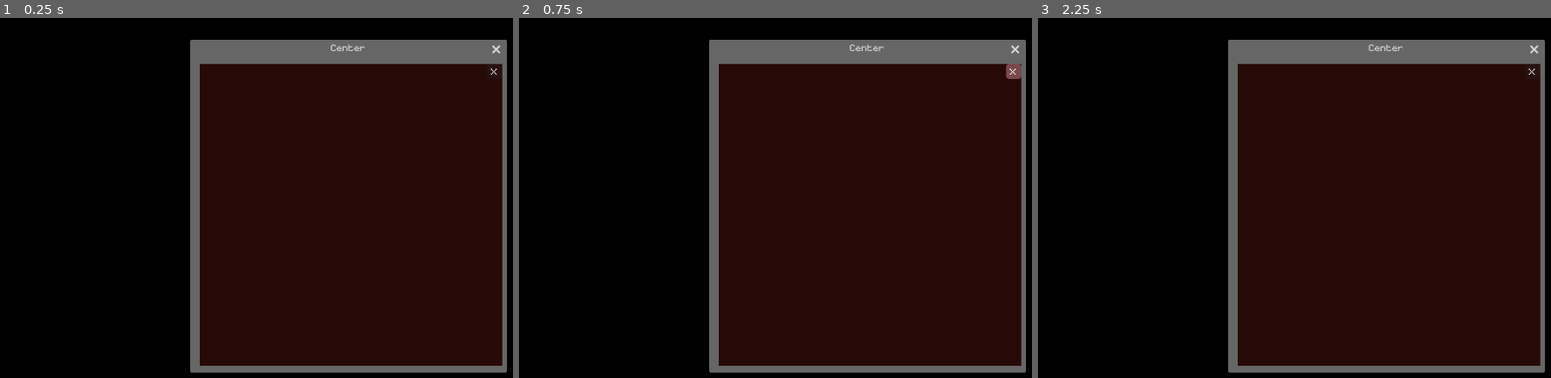
Above: before the commit, frames 1-3 (left to right).
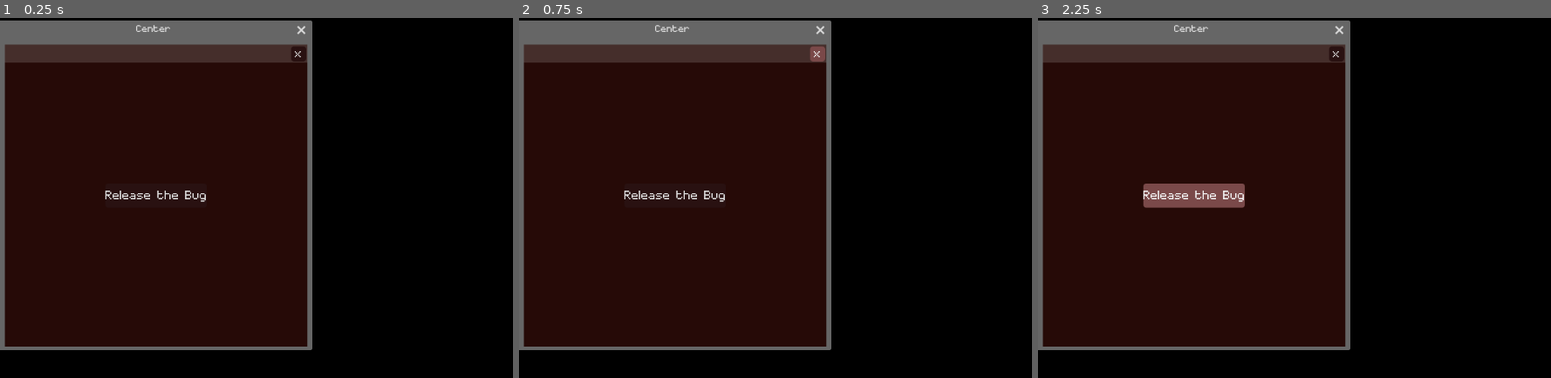
Above: after the commit, the same moments.

Repository: kayillustrations/Insectapet
Game: Godot game, scene res://windows/full_habitat.tscn
Same seed, same stepped clock (60 frames per second), same inputs: the game is played once before the commit and once after it. This scene is started directly instead of the project's main scene. The engine's default icon, where the game draws it, is replaced by a stand-in: a white triangle on a blue panel in a dark square.
Inputs (mouse positions are in pixels of both pictures, inside the frame that each line leads up to):
- Up to frame 1 (0.25 s): no input
- Up to frame 2 (0.75 s): click "x" at 0.5 s
- Up to frame 3 (2.25 s): click (1191, 50) at 1.27 s; click (1191, 194) at 2 s, where only the run after the commit has a clickable "Release the Bug"

The runs differ from the first frame. In frame 1, 76% of the frame differs, in the area x 0-99%, y 0-99%; in frame 2, 76%; in frame 3, 76%.
Error after the commit: Parse Error: Expected indented block after "if" block. (res://windows/window_base.gd:55)

Commit message:
moves except bug

Diff:
--- a/_autoload/GameManager.gd
+++ b/_autoload/GameManager.gd
@@ -9,3 +9,10 @@
 
 var snooze_time: float = 2
 var current_window_position: Vector2
+
+var isBugReleased = false
+
+func ReleaseBug(b:bool):
+	if b:
+		WindowManager.main_window.add_window(WindowManager.BUG_WINDOW)
+	else: WindowManager.main_window.find_child("Window").queue_free()
--- a/_autoload/WindowManager.gd
+++ b/_autoload/WindowManager.gd
@@ -4,6 +4,7 @@
 const FULL_HABITAT = preload("res://windows/full_habitat.tscn")
 
 @onready var screen_size = DisplayServer.screen_get_usable_rect().size
+
 var title_size: int = 40
 var main_window: WindowBase
 
@@ -29,9 +30,9 @@
 	}
 	return temp_dict
 
-func setWindowPosition(position):
+func setWindowPosition(window,position):
 	var temp: Vector2
 	if typeof(position) == TYPE_STRING:
 		temp = anchor_dict[position]
 	else: temp = position
-	main_window.SetPosition(temp)
+	window.SetPosition(temp)
--- a/project.godot
+++ b/project.godot
@@ -17,9 +17,9 @@
 
 [autoload]
 
+WindowManager="*res://_autoload/WindowManager.gd"
 GameManager="*res://_autoload/GameManager.gd"
 GameSave="*res://_autoload/GameSave.gd"
-WindowManager="*res://_autoload/WindowManager.gd"
 
 [display]
 
--- /dev/null
+++ b/windows/bug_window.gd
@@ -0,0 +1 @@
+extends WindowBase
--- a/windows/bug_window.tscn
+++ b/windows/bug_window.tscn
@@ -1,27 +1,57 @@
-[gd_scene load_steps=3 format=3 uid="uid://0n11sefy5k8m"]
+[gd_scene load_steps=6 format=3 uid="uid://0n11sefy5k8m"]
 
 [ext_resource type="PackedScene" uid="uid://p100dnqto4hp" path="res://windows/window_base.tscn" id="1_b85e6"]
+[ext_resource type="Script" uid="uid://7apaj8yf8j37" path="res://windows/bug_window.gd" id="2_62r8c"]
 [ext_resource type="Texture2D" uid="uid://ccv6ryx87ktff" path="res://icon.svg" id="2_r72ig"]
+[ext_resource type="Texture2D" uid="uid://rwf1jiduqbqj" path="res://iconhover.svg" id="3_4i2qp"]
 
-[node name="Bug" instance=ExtResource("1_b85e6")]
+[sub_resource type="StyleBoxFlat" id="StyleBoxFlat_62r8c"]
+bg_color = Color(0.6, 0.6, 0.6, 0)
+border_width_left = 2
+border_width_top = 2
+border_width_right = 2
+border_width_bottom = 2
+border_color = Color(0.808121, 0.413835, 0.351751, 1)
+corner_radius_top_left = 5
+corner_radius_top_right = 5
+corner_radius_bottom_right = 5
+corner_radius_bottom_left = 5
+
+[node name="Bug" node_paths=PackedStringArray("move_button") instance=ExtResource("1_b85e6")]
+script = ExtResource("2_62r8c")
 anchor_position = "BotR"
+move_button = NodePath("Shape/ColorRect/TextureButton")
+move_buffer = 0.1
+isBug = true
 
 [node name="Shape" parent="." index="0"]
-polygon = PackedVector2Array(0, 0, 0, 100, 100, 100, 100, 0)
+polygon = PackedVector2Array(0, 0, 0, 55, 55, 55, 55, 0)
 
 [node name="ColorRect" type="ColorRect" parent="Shape" index="0"]
-custom_minimum_size = Vector2(100, 100)
-offset_right = 40.0
-offset_bottom = 40.0
+custom_minimum_size = Vector2(50, 50)
+offset_right = 50.0
+offset_bottom = 50.0
 color = Color(1, 1, 1, 0)
 
-[node name="TextureRect" type="TextureRect" parent="Shape/ColorRect" index="0"]
+[node name="TextureButton" type="TextureButton" parent="Shape/ColorRect" index="0"]
 layout_mode = 1
 anchors_preset = 15
 anchor_right = 1.0
 anchor_bottom = 1.0
 grow_horizontal = 2
 grow_vertical = 2
-texture = ExtResource("2_r72ig")
-expand_mode = 1
+toggle_mode = true
+texture_normal = ExtResource("2_r72ig")
+texture_hover = ExtResource("3_4i2qp")
+ignore_texture_size = true
 stretch_mode = 5
+
+[node name="Panel" type="Panel" parent="Shape/ColorRect/TextureButton" index="0"]
+visible = false
+layout_mode = 1
+anchors_preset = 15
+anchor_right = 1.0
+anchor_bottom = 1.0
+grow_horizontal = 2
+grow_vertical = 2
+theme_override_styles/panel = SubResource("StyleBoxFlat_62r8c")
--- a/windows/full_habitat.gd
+++ b/windows/full_habitat.gd
@@ -1,8 +1,14 @@
 extends WindowBase
 
-func _init() -> void:
+func _enter_tree() -> void:
+	$Shape/ColorRect/Bug.disabled = GameManager.isBugReleased
 	pass
 
 func _on_x_pressed() -> void:
 	queue_free()
 	pass # Replace with function body.
+
+func _on_bug_pressed() -> void:
+	GameManager.ReleaseBug(true)
+	$Shape/ColorRect/Bug.disabled = true
+	pass # Replace with function body.
--- a/windows/full_habitat.tscn
+++ b/windows/full_habitat.tscn
@@ -1,13 +1,27 @@
-[gd_scene load_steps=3 format=3 uid="uid://dlld10gm7v5qt"]
+[gd_scene load_steps=4 format=3 uid="uid://dlld10gm7v5qt"]
 
 [ext_resource type="PackedScene" uid="uid://p100dnqto4hp" path="res://windows/window_base.tscn" id="1_bigu7"]
 [ext_resource type="Script" uid="uid://etpeqcodqstc" path="res://windows/full_habitat.gd" id="2_i2cyu"]
 
-[node name="FullHabitat" instance=ExtResource("1_bigu7")]
+[sub_resource type="StyleBoxFlat" id="StyleBoxFlat_i2cyu"]
+bg_color = Color(0.6, 0.6, 0.6, 0)
+border_width_left = 2
+border_width_top = 2
+border_width_right = 2
+border_width_bottom = 2
+border_color = Color(0.808121, 0.413835, 0.351751, 1)
+corner_radius_top_left = 5
+corner_radius_top_right = 5
+corner_radius_bottom_right = 5
+corner_radius_bottom_left = 5
+
+[node name="FullHabitat" node_paths=PackedStringArray("move_button") instance=ExtResource("1_bigu7")]
 title = "Center"
-size = Vector2i(500, 500)
+size = Vector2i(508, 508)
 script = ExtResource("2_i2cyu")
 anchor_position = "Center"
+move_button = NodePath("Shape/ColorRect/Move")
+move_buffer = 0.1
 
 [node name="Shape" parent="." index="0"]
 polygon = PackedVector2Array(0, 0, 0, 500, 500, 500, 500, 0)
@@ -17,17 +31,65 @@
 offset_bottom = 500.0
 color = Color(0.15, 0.040025, 0.0255, 1)
 
-[node name="x" type="Button" parent="Shape/ColorRect" index="0"]
+[node name="Move" type="TextureButton" parent="Shape/ColorRect" index="0"]
+custom_minimum_size = Vector2(0, 25)
+layout_mode = 1
+anchors_preset = 10
+anchor_right = 1.0
+grow_horizontal = 2
+size_flags_vertical = 0
+
+[node name="ColorRect" type="ColorRect" parent="Shape/ColorRect/Move" index="0"]
+layout_mode = 1
+anchors_preset = 15
+anchor_right = 1.0
+anchor_bottom = 1.0
+offset_bottom = 5.0
+grow_horizontal = 2
+grow_vertical = 2
+mouse_filter = 2
+color = Color(0.27, 0.18009, 0.1701, 1)
+
+[node name="Panel" type="Panel" parent="Shape/ColorRect/Move/ColorRect" index="0"]
+visible = false
+layout_mode = 1
+anchors_preset = 15
+anchor_right = 1.0
+anchor_bottom = 1.0
+grow_horizontal = 2
+grow_vertical = 2
+mouse_filter = 2
+theme_override_styles/panel = SubResource("StyleBoxFlat_i2cyu")
+
+[node name="x" type="Button" parent="Shape/ColorRect" index="1"]
 custom_minimum_size = Vector2(25, 25)
 layout_mode = 1
 anchors_preset = 1
 anchor_left = 1.0
 anchor_right = 1.0
-offset_left = -25.0
-offset_bottom = 25.0
+offset_left = -27.0
+offset_top = 3.0
+offset_right = -2.0
+offset_bottom = 28.0
 grow_horizontal = 0
 size_flags_horizontal = 8
 size_flags_vertical = 0
 text = "x"
 
+[node name="Bug" type="Button" parent="Shape/ColorRect" index="2"]
+layout_mode = 1
+anchors_preset = 8
+anchor_left = 0.5
+anchor_top = 0.5
+anchor_right = 0.5
+anchor_bottom = 0.5
+offset_left = -20.0
+offset_top = -20.0
+offset_right = 20.0
+offset_bottom = 20.0
+grow_horizontal = 2
+grow_vertical = 2
+text = "Release the Bug"
+
 [connection signal="pressed" from="Shape/ColorRect/x" to="." method="_on_x_pressed"]
+[connection signal="pressed" from="Shape/ColorRect/Bug" to="." method="_on_bug_pressed"]
--- a/windows/mini_habitat.tscn
+++ b/windows/mini_habitat.tscn
@@ -61,6 +61,4 @@
 grow_vertical = 2
 theme_override_styles/panel = SubResource("StyleBoxFlat_l2vge")
 
-[connection signal="button_down" from="Shape/ColorRect/MarginContainer/TextureButton" to="." method="_on_move_button_down"]
-[connection signal="button_up" from="Shape/ColorRect/MarginContainer/TextureButton" to="." method="_on_move_button_up"]
 [connection signal="toggled" from="Shape/ColorRect/MarginContainer/TextureButton" to="." method="_on_texture_button_toggled"]
--- a/windows/window_base.gd
+++ b/windows/window_base.gd
@@ -5,8 +5,12 @@
 @export var anchor_position: String
 
 @export var move_button:TextureButton
+@export var move_buffer: float = .25
+@export var isBug:bool = false
 
 @onready var shape: Polygon2D = $Shape
+@onready var color_rect: ColorRect = $Shape/ColorRect
+
 @onready var shape_size:Vector2 = shape.polygon[2]
 @onready var shape_offset:Vector2 = shape.position
 
@@ -17,10 +21,8 @@
 var isDragging:bool = false
 var starting_mouse_position
 var starting_window_position
+var current_window_position
 var move_panel
-
-var isRight:bool = true
-
 # Called when the node enters the scene tree for the first time.
 func _ready() -> void:
 	if isFullScreen:
@@ -34,23 +36,30 @@
 		shape_offset = Vector2(shape_offset.x,WindowManager.title_size+shape_offset.y)
 		$Shape/ColorRect.size = shape_size
 
+	size = shape_size + shape_offset
 	anchor_dict = WindowManager.getScreenAnchors(
 		WindowManager.screen_size,shape_size,shape_offset)
-
-	size = shape_size + shape_offset
-	size.y += 5
 	Config()
-	pass # Replace with function body.
+	color_rect.size -= shape_offset
+	if move_button != null:
+		move_button.button_down.connect(_on_move_button_down)
+		move_button.button_up.connect(_on_move_button_up)
 
 # Called every frame. 'delta' is the elapsed time since the previous frame.
 func _process(delta: float) -> void:
-	get_window().mouse_passthrough_polygon = $Shape.polygon
+	get_window().mouse_passthrough_polygon = shape.polygon
 	pass
 
 func _physics_process(delta: float) -> void:
-	if !isDragging: return
+	if !isDragging:
+		if isBug && current_window_position.y < anchor_dict["BotL"].y-shape_offset.y:
+			#var tween: Tween = create_tween()
+			#var pos
+			##tween.tween_method(WindowManager.setWindowPosition(self,fall_pos))
+			##WindowManager.setWindowPosition(self,fall_pos)
+		return
 
-	var mouse = $Shape/ColorRect.get_global_mouse_position()
+	var mouse = color_rect.get_global_mouse_position()
 	var difference = mouse - starting_mouse_position
 	var new_pos: Vector2
 
@@ -60,20 +69,20 @@
 		#new_pos.x = WindowManager.anchor_dict["TopR"].x
 	#else: new_pos.x = WindowManager.anchor_dict["TopL"].x
 
-	new_pos = difference + starting_window_position
+	new_pos = Vector2(difference) + Vector2(starting_window_position)
 
-	if new_pos.x <= anchor_dict["TopL"].x-8:
-		new_pos.x = anchor_dict["TopL"].x-8
-	if new_pos.x >= anchor_dict["BotR"].x-8:
-		new_pos.x = anchor_dict["BotR"].x-8
+	if new_pos.x <= anchor_dict["TopL"].x:
+		new_pos.x = anchor_dict["TopL"].x
+	if new_pos.x >= anchor_dict["BotR"].x:
+		new_pos.x = anchor_dict["BotR"].x
 
-	if new_pos.y <= anchor_dict["TopL"].y-8:
-		new_pos.y = anchor_dict["TopL"].y-8
-	elif new_pos.y >= anchor_dict["BotL"].y-8:
-		new_pos.y = anchor_dict["BotL"].y-8
+	if new_pos.y <= anchor_dict["TopL"].y-shape_offset.y:
+		new_pos.y = anchor_dict["TopL"].y-shape_offset.y
+	elif new_pos.y >= anchor_dict["BotL"].y-shape_offset.y:
+		new_pos.y = anchor_dict["BotL"].y-shape_offset.y
 
-	WindowManager.setWindowPosition(new_pos)
-	starting_window_position = GameManager.current_window_position
+	WindowManager.setWindowPosition(self,new_pos)
+	starting_window_position = current_window_position
 
 func Config():
 	if anchor_position == "":
@@ -82,15 +91,15 @@
 
 	if anchor_position == "Center":
 		position -= size/2
-
 	isConfigured = true
+	current_window_position = get_window().position
 
 func SetPosition(a):
 	get_window().position = a
-	GameManager.current_window_position = get_window().position
+	current_window_position = get_window().position
 
 func _on_move_button_down() -> void:
-	var temp = get_tree().create_timer(.25)
+	var temp = get_tree().create_timer(move_buffer)
 	isHeld = true
 	await temp.timeout
 	if isHeld:
@@ -98,8 +107,8 @@
 		if move_panel != null:
 			move_panel.visible = true
 		isDragging = true
-		starting_mouse_position = $Shape/ColorRect.get_global_mouse_position()
-		starting_window_position = GameManager.current_window_position
+		starting_mouse_position = color_rect.get_global_mouse_position()
+		starting_window_position = current_window_position
 
 func _on_move_button_up() -> void:
 	if isDragging:
Not shown, added: windows/bug_window.gd.uid
Not shown, added: windows/window_base.tscn10927505938.tmp
